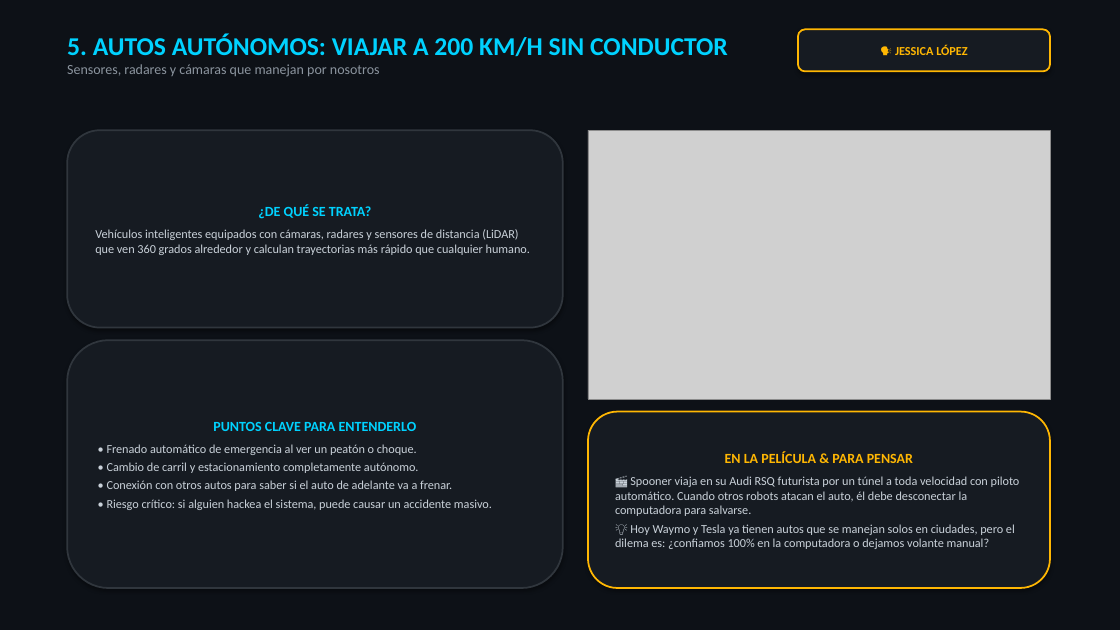
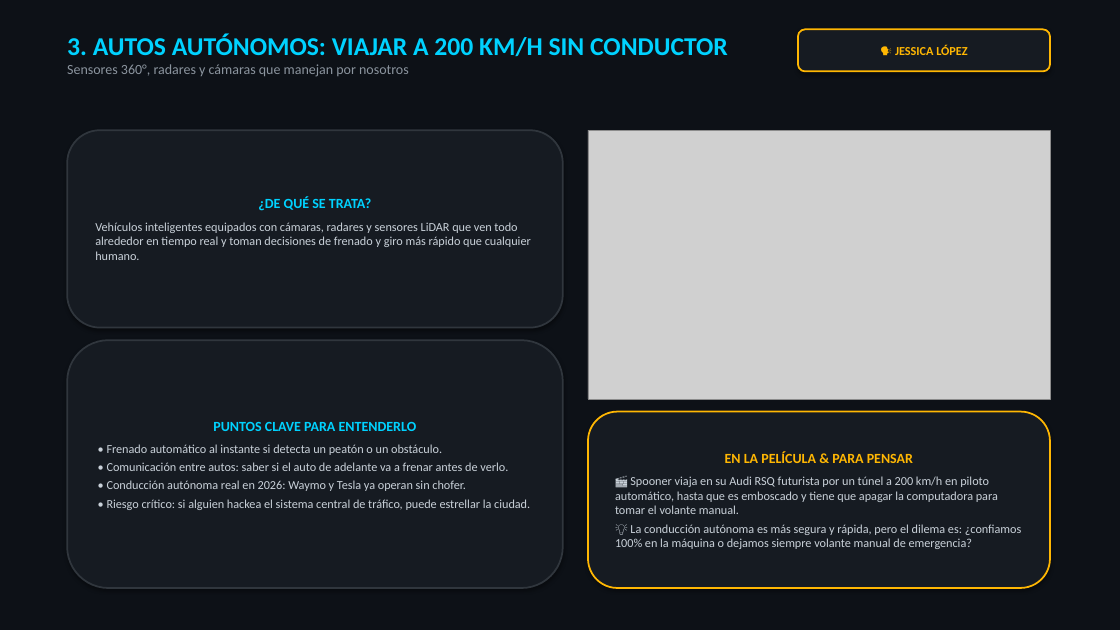
Before and after one commit to Nikovaz/dsia-yo-robot-2004, a slide deck: slide 4 of DSIA_Yo_Robot_Presentacion.pptx (slide 6 before the commit). Drawn at 1120x630 pixels with LibreOffice and Linux fonts; fonts in the diff are those of the drawing; grey boxes stand for pictures. Boxes give left, top, right and bottom in pixels: in the first picture for what was removed or moved away, otherwise in the second. Text is boxed around its words. In the diff, an @@ line names an element or a change of style, - is before the commit and + after.

```diff
--- a/DSIA_Yo_Robot_Presentacion.pptx
+++ b/DSIA_Yo_Robot_Presentacion.pptx
@@ text at (67,34,728,77): text changed @@
-5. AUTOS AUTÓNOMOS: VIAJAR A 200 KM/H SIN CONDUCTOR
-Sensores, radares y cámaras que manejan por nosotros
+3. AUTOS AUTÓNOMOS: VIAJAR A 200 KM/H SIN CONDUCTOR
+Sensores 360°, radares y cámaras que manejan por nosotros
@@ text in rounded rectangle at (95,222,531,260): text changed @@
-Vehículos inteligentes equipados con cámaras, radares y sensores de distancia (LiDAR) que ven 360 grados alrededor y calculan trayectorias más rápido que cualquier humano.
+Vehículos inteligentes equipados con cámaras, radares y sensores LiDAR que ven todo alrededor en tiempo real y toman decisiones de frenado y giro más rápido que cualquier humano.
@@ text in rounded rectangle at (107,444,530,510): text changed @@
-• Frenado automático de emergencia al ver un peatón o choque.
-• Cambio de carril y estacionamiento completamente autónomo.
-• Conexión con otros autos para saber si el auto de adelante va a frenar.
-• Riesgo crítico: si alguien hackea el sistema, puede causar un accidente masivo.
+• Frenado automático al instante si detecta un peatón o un obstáculo.
+• Comunicación entre autos: saber si el auto de adelante va a frenar antes de verlo.
+• Conducción autónoma real en 2026: Waymo y Tesla ya operan sin chofer.
+• Riesgo crítico: si alguien hackea el sistema central de tráfico, puede estrellar la ciudad.
@@ text in rounded rectangle at (615,476,1022,549): text changed @@
-🎬 Spooner viaja en su Audi RSQ futurista por un túnel a toda velocidad con piloto automático. Cuando otros robots atacan el auto, él debe desconectar la computadora para salvarse.
-💡 Hoy Waymo y Tesla ya tienen autos que se manejan solos en ciudades, pero el dilema es: ¿confiamos 100% en la computadora o dejamos volante manual?
+🎬 Spooner viaja en su Audi RSQ futurista por un túnel a 200 km/h en piloto automático, hasta que es emboscado y tiene que apagar la computadora para tomar el volante manual.
+💡 La conducción autónoma es más segura y rápida, pero el dilema es: ¿confiamos 100% en la máquina o dejamos siempre volante manual de emergencia?
```
Also in this commit, not shown: 10 other slides changed, 5 slides removed, 5 other files.
